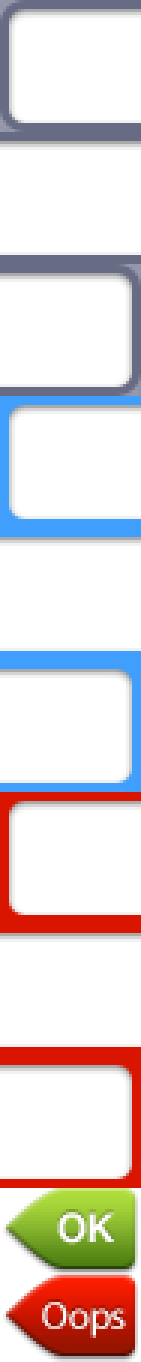
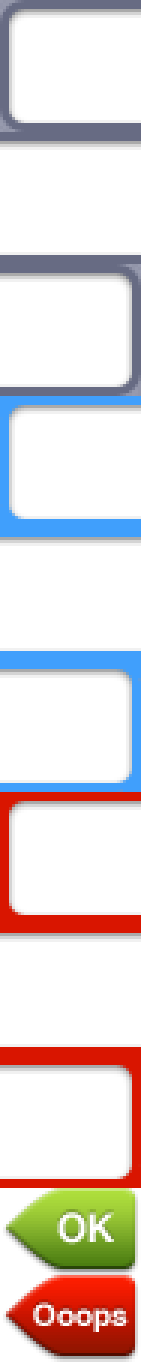
Two versions of the same layered image (141 x 1362). Layer-by-layer changes:
painted on "Icon - error" over [33, 1299, 129, 1338]
